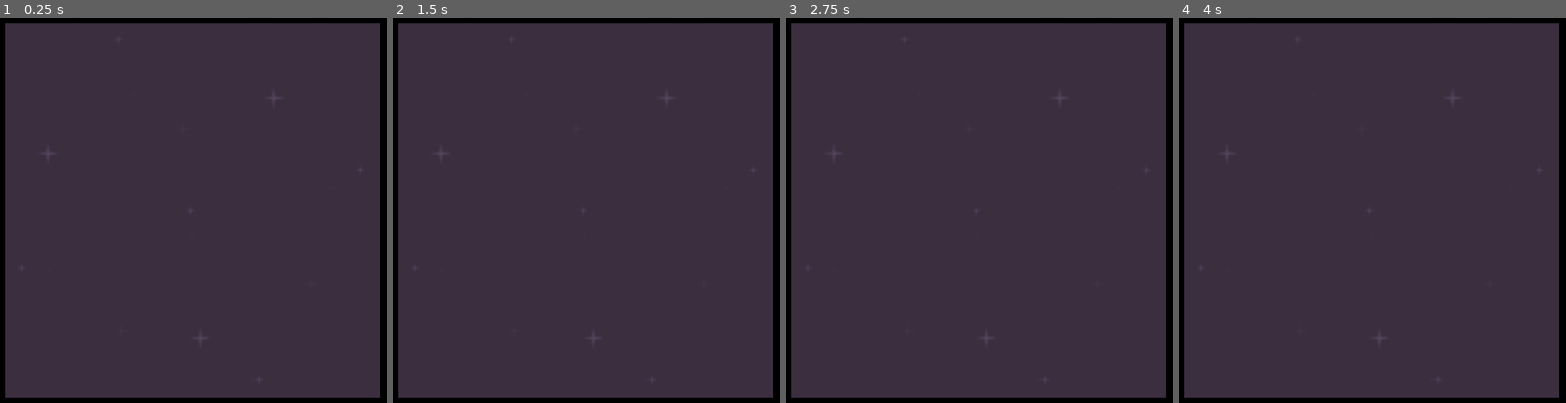
Above: before the commit, frames 1-4 (left to right).
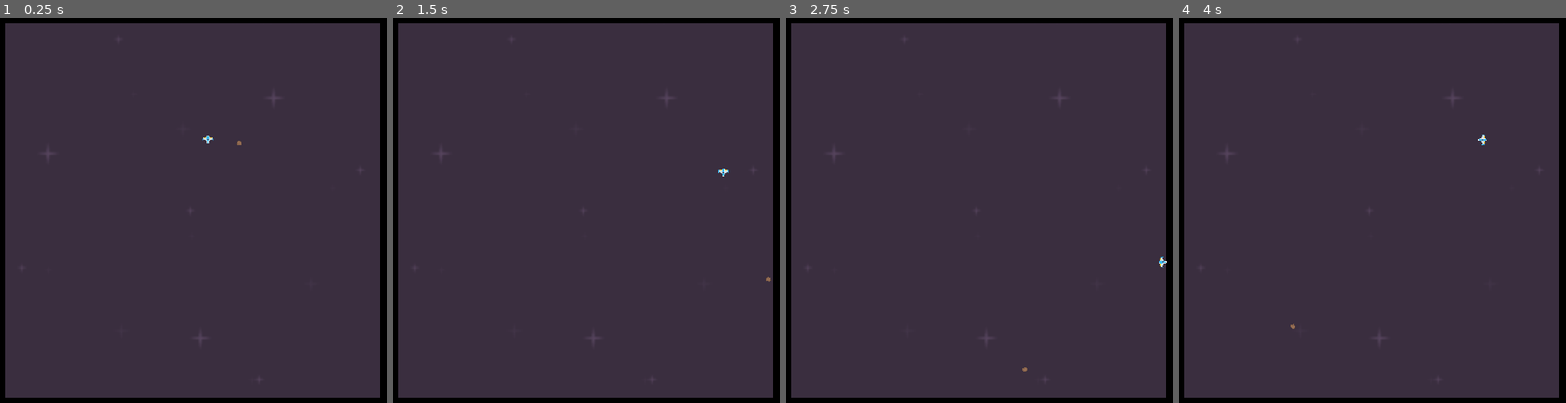
Above: after the commit, the same moments.

Repository: FlamingHerb/develup-chapter-2-quest
Game: Godot game, scene res://the_game_main.tscn
The game is run twice, just before and just after one commit, with the same random seed, the same clock (stepped at 60 frames per second) and the same inputs. The project has no main scene, so this scene is started directly.
Inputs:
- Up to frame 1 (0.25 s): no input
- Up to frame 2 (1.5 s): tap Enter at 0.5 s; hold Right (player_right, bound only after the commit) 0.53-1.28 s; tap Space at 1.25 s; hold Down (player_down, bound only after the commit) from 1.28 s (still down)
- Up to frame 3 (2.75 s): release Down (player_down, bound only after the commit) at 2.03 s; hold Right (player_right, bound only after the commit) from 2.03 s (still down)
- Up to frame 4 (4 s): tap Enter at 2.75 s; release Right (player_right, bound only after the commit) at 2.78 s; hold Up (player_up, bound only after the commit) 2.78-3.53 s; tap Space at 3.5 s; hold Left (player_left, bound only after the commit) from 3.53 s (still down)

The runs differ from the first frame. In frame 1, less than 0.1% of the frame differs, in the area x 52-63%, y 30-34%; in frame 2, less than 0.1%; in frame 3, less than 0.1%; in frame 4, less than 0.1%, in the area x 28-80%, y 30-81%.

Commit message:
chore: more stuff

Diff:
--- /dev/null
+++ b/player_body.gd
@@ -0,0 +1,18 @@
+extends CharacterBody2D
+
+
+const SPEED = 300.0
+const ROTATION_SPEED = 2
+
+
+func _physics_process(delta: float) -> void:
+	# Get the input direction and handle the movement/deceleration.
+	# As good practice, you should replace UI actions with custom gameplay actions.
+	var input_direction = Input.get_vector("player_left", "player_right", "player_up", "player_down")
+
+	velocity = input_direction.normalized() * SPEED
+
+	if velocity != Vector2(0, 0):
+		rotation = velocity.angle() - (PI/2)
+
+	move_and_slide()
--- a/project.godot
+++ b/project.godot
@@ -20,3 +20,41 @@
 window/size/viewport_width=1280
 window/size/viewport_height=720
 window/stretch/mode="canvas_items"
+
+[input]
+
+player_left={
+"deadzone": 0.5,
+"events": [Object(InputEventKey,"resource_local_to_scene":false,"resource_name":"","device":-1,"window_id":0,"alt_pressed":false,"shift_pressed":false,"ctrl_pressed":false,"meta_pressed":false,"pressed":false,"keycode":0,"physical_keycode":4194319,"key_label":0,"unicode":0,"location":0,"echo":false,"script":null)
+]
+}
+player_right={
+"deadzone": 0.5,
+"events": [Object(InputEventKey,"resource_local_to_scene":false,"resource_name":"","device":-1,"window_id":0,"alt_pressed":false,"shift_pressed":false,"ctrl_pressed":false,"meta_pressed":false,"pressed":false,"keycode":0,"physical_keycode":4194321,"key_label":0,"unicode":0,"location":0,"echo":false,"script":null)
+]
+}
+player_up={
+"deadzone": 0.5,
+"events": [Object(InputEventKey,"resource_local_to_scene":false,"resource_name":"","device":-1,"window_id":0,"alt_pressed":false,"shift_pressed":false,"ctrl_pressed":false,"meta_pressed":false,"pressed":false,"keycode":0,"physical_keycode":4194320,"key_label":0,"unicode":0,"location":0,"echo":false,"script":null)
+]
+}
+player_down={
+"deadzone": 0.5,
+"events": [Object(InputEventKey,"resource_local_to_scene":false,"resource_name":"","device":-1,"window_id":0,"alt_pressed":false,"shift_pressed":false,"ctrl_pressed":false,"meta_pressed":false,"pressed":false,"keycode":0,"physical_keycode":4194322,"key_label":0,"unicode":0,"location":0,"echo":false,"script":null)
+]
+}
+player_time_control={
+"deadzone": 0.5,
+"events": [Object(InputEventKey,"resource_local_to_scene":false,"resource_name":"","device":-1,"window_id":0,"alt_pressed":false,"shift_pressed":false,"ctrl_pressed":false,"meta_pressed":false,"pressed":false,"keycode":0,"physical_keycode":90,"key_label":0,"unicode":122,"location":0,"echo":false,"script":null)
+]
+}
+player_boost={
+"deadzone": 0.5,
+"events": [Object(InputEventKey,"resource_local_to_scene":false,"resource_name":"","device":-1,"window_id":0,"alt_pressed":false,"shift_pressed":false,"ctrl_pressed":false,"meta_pressed":false,"pressed":false,"keycode":0,"physical_keycode":4194325,"key_label":0,"unicode":0,"location":0,"echo":false,"script":null)
+]
+}
+player_bomb={
+"deadzone": 0.5,
+"events": [Object(InputEventKey,"resource_local_to_scene":false,"resource_name":"","device":-1,"window_id":0,"alt_pressed":false,"shift_pressed":false,"ctrl_pressed":false,"meta_pressed":false,"pressed":false,"keycode":0,"physical_keycode":67,"key_label":0,"unicode":99,"location":0,"echo":false,"script":null)
+]
+}
--- /dev/null
+++ b/the_game_main.gd
@@ -0,0 +1,13 @@
+extends Node
+
+
+# Called when the node enters the scene tree for the first time.
+func _ready() -> void:
+	pass # Replace with function body.
+
+# Called every frame. 'delta' is the elapsed time since the previous frame.
+func _process(delta: float) -> void:
+	pass
+
+func _input(event: InputEvent) -> void:
+	pass
--- a/the_game_main.tscn
+++ b/the_game_main.tscn
@@ -1,6 +1,13 @@
-[gd_scene load_steps=4 format=3 uid="uid://7wu5ocmdusrj"]
+[gd_scene load_steps=11 format=3 uid="uid://7wu5ocmdusrj"]
 
+[ext_resource type="Script" path="res://the_game_main.gd" id="1_o1j5i"]
 [ext_resource type="Texture2D" uid="uid://1gledsyc1wv1" path="res://graphics/darkPurple.png" id="2_2nlbx"]
+[ext_resource type="Texture2D" uid="uid://bqysvymc37xjg" path="res://graphics/playerShip1_blue.png" id="2_wgf0d"]
+[ext_resource type="Script" path="res://player_body.gd" id="3_6f0q0"]
+[ext_resource type="Texture2D" uid="uid://yiveu0umnfrs" path="res://graphics/meteorBrown_big1.png" id="3_j4n8u"]
+
+[sub_resource type="PhysicsMaterial" id="PhysicsMaterial_x0cmf"]
+bounce = 1.0
 
 [sub_resource type="RectangleShape2D" id="RectangleShape2D_oxnbc"]
 size = Vector2(20, 688)
@@ -8,7 +15,13 @@
 [sub_resource type="RectangleShape2D" id="RectangleShape2D_gjsxq"]
 size = Vector2(688, 20)
 
+[sub_resource type="CircleShape2D" id="CircleShape2D_2jasm"]
+radius = 6.0
+
+[sub_resource type="CircleShape2D" id="CircleShape2D_nisio"]
+
 [node name="TheGameMain" type="Node"]
+script = ExtResource("1_o1j5i")
 
 [node name="BackgroundColor" type="ColorRect" parent="."]
 anchors_preset = 15
@@ -26,7 +39,8 @@
 texture = ExtResource("2_2nlbx")
 metadata/_edit_lock_ = true
 
-[node name="CollisionsArea" type="Area2D" parent="."]
+[node name="CollisionsArea" type="StaticBody2D" parent="."]
+physics_material_override = SubResource("PhysicsMaterial_x0cmf")
 
 [node name="RightSide" type="CollisionShape2D" parent="CollisionsArea"]
 position = Vector2(994, 360)
@@ -43,3 +57,31 @@
 [node name="DownSide" type="CollisionShape2D" parent="CollisionsArea"]
 position = Vector2(640, 714)
 shape = SubResource("RectangleShape2D_gjsxq")
+
+[node name="PlayerBody" type="CharacterBody2D" parent="."]
+position = Vector2(668, 230)
+motion_mode = 1
+script = ExtResource("3_6f0q0")
+
+[node name="Sprite2D" type="Sprite2D" parent="PlayerBody"]
+scale = Vector2(0.2, 0.2)
+texture = ExtResource("2_wgf0d")
+flip_v = true
+
+[node name="CollisionShape2D" type="CollisionShape2D" parent="PlayerBody"]
+shape = SubResource("CircleShape2D_2jasm")
+
+[node name="RigidBody2D" type="RigidBody2D" parent="."]
+position = Vector2(679, 190)
+gravity_scale = 0.0
+linear_velocity = Vector2(200, 200)
+linear_damp_mode = 1
+angular_velocity = 0.349066
+angular_damp_mode = 1
+
+[node name="CollisionShape2D" type="CollisionShape2D" parent="RigidBody2D"]
+shape = SubResource("CircleShape2D_nisio")
+
+[node name="Sprite2D" type="Sprite2D" parent="RigidBody2D"]
+scale = Vector2(0.1, 0.1)
+texture = ExtResource("3_j4n8u")
Binary file added: graphics/meteorBrown_big1.png
Not shown, added: graphics/meteorBrown_big1.png.import
Binary file added: graphics/meteorBrown_big2.png
Not shown, added: graphics/meteorBrown_big2.png.import
Binary file added: graphics/meteorBrown_big3.png
Not shown, added: graphics/meteorBrown_big3.png.import
Binary file added: graphics/meteorBrown_big4.png
Not shown, added: graphics/meteorBrown_big4.png.import
Binary file added: graphics/meteorGrey_big1.png
Not shown, added: graphics/meteorGrey_big1.png.import
Binary file added: graphics/meteorGrey_big2.png
Not shown, added: graphics/meteorGrey_big2.png.import
(and 4 more such lines)
